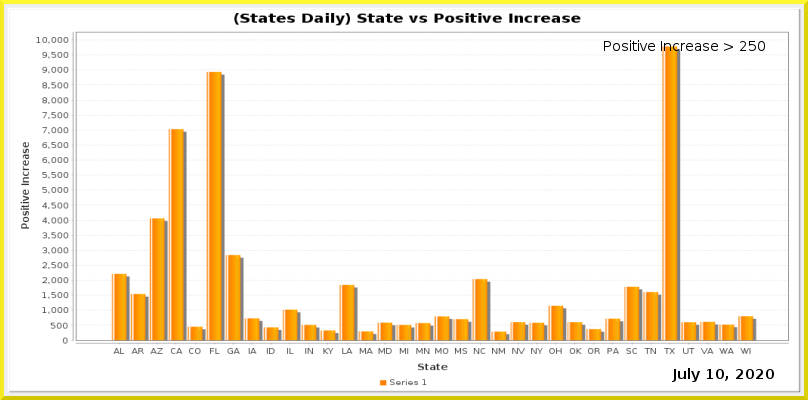
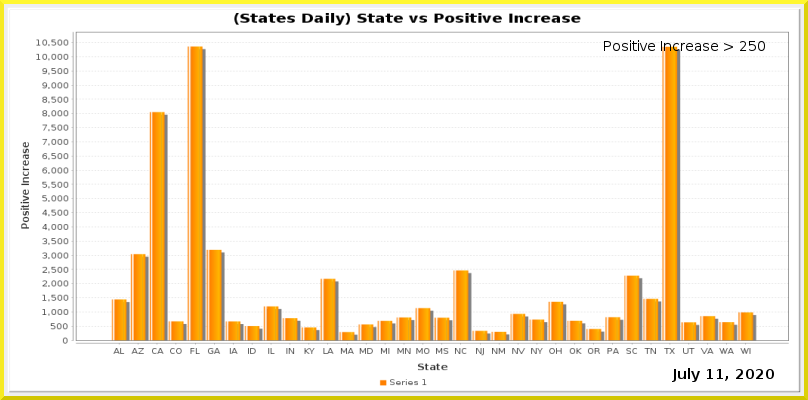
Before/after of a 808×400 layered artwork. What changed in the layer stack:
painted on "Current Date" over [716, 369, 724, 379]
painted on "Date_vs_TestIncrease.png" over [36, 37, 789, 356]
